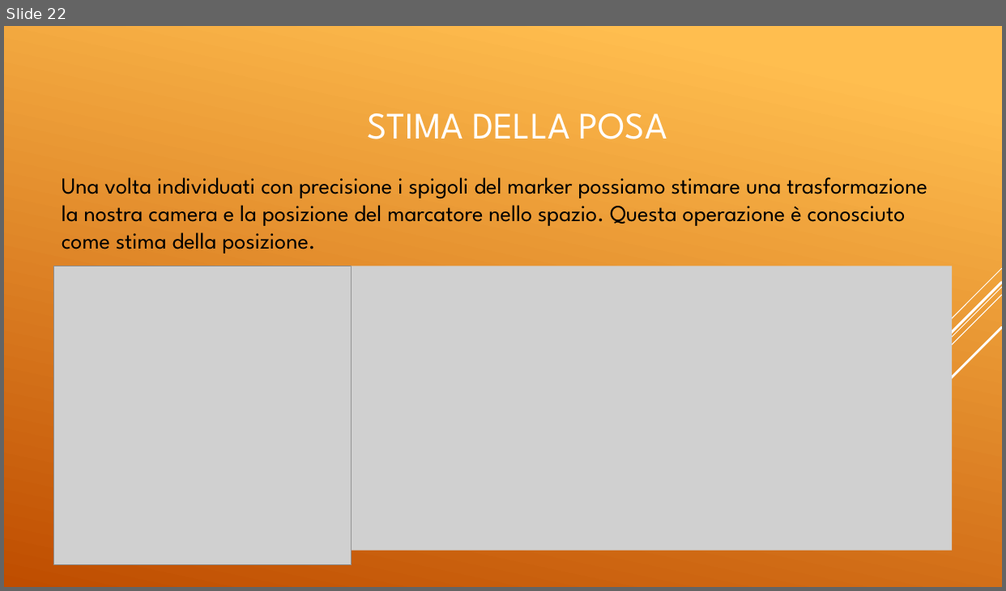
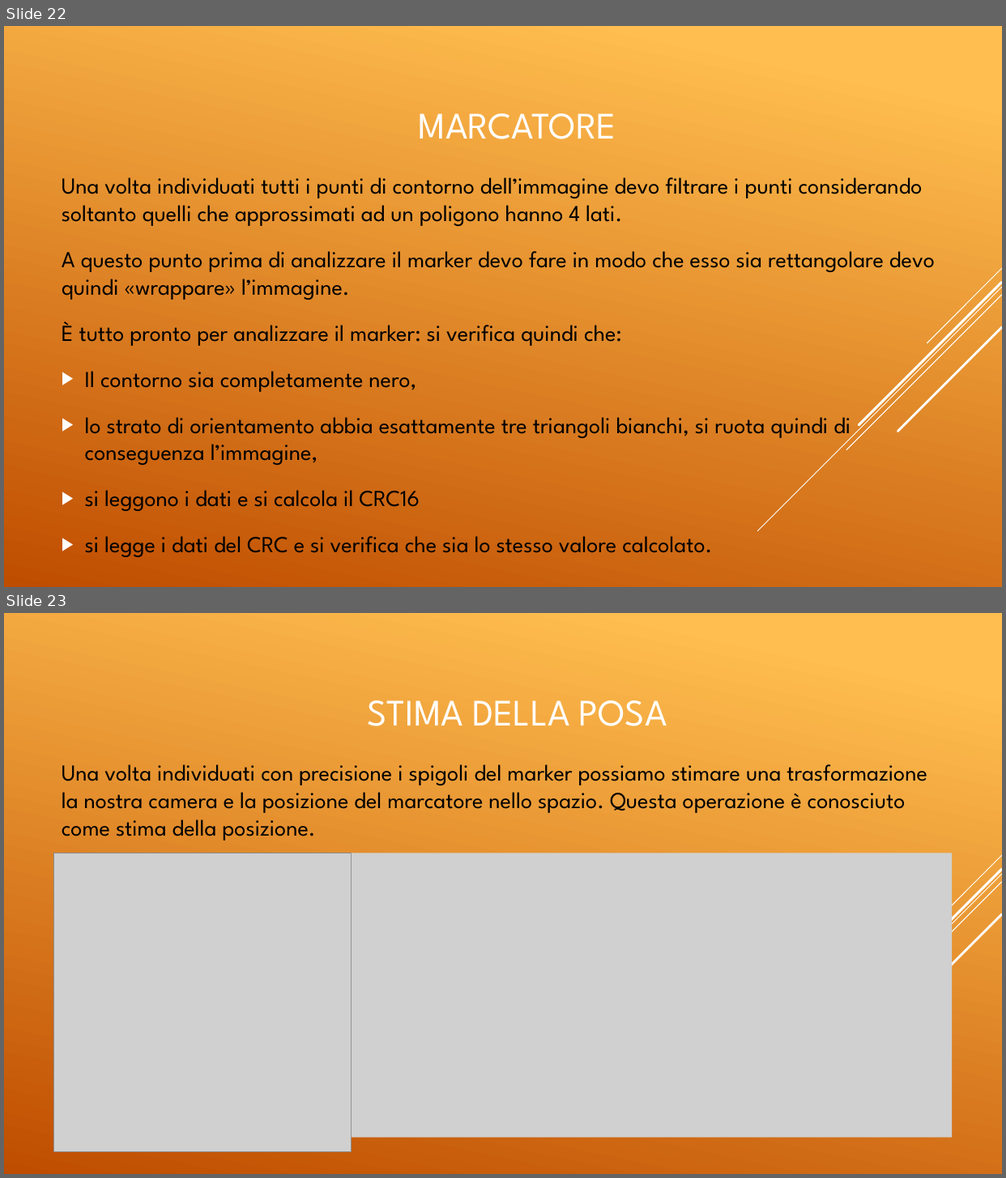
Before and after one commit to elvisdukaj/presentazione, a slide deck: presentazione/Tesina Elvis.pptx. Shown one above the other, each under a label of ours: slide 22 before the commit, slides 22 and 23 after it. The pictures are 1006x591 and 1006x1178 pixels, drawn with LibreOffice and Linux fonts; fonts in the diff are those of the drawing; grey boxes stand for pictures. Boxes give left, top, right and bottom in pixels: in the first picture for what was removed or moved away, otherwise in the second. Text is boxed around its words. In the diff, an @@ line names an element or a change of style, - is before the commit and + after.

```diff
--- a/presentazione/Tesina Elvis.pptx
+++ b/presentazione/Tesina Elvis.pptx
@@ slide 22 added at box(4, 26, 1002, 587), background gradient #FFBF50 to #C04D00; not listed: 5 template elements that a slide beside it also shows @@
@@ title added at box(419, 113, 616, 139), 36 pt, text #FFFFFF @@
+MARCATORE
@@ text added at box(62, 177, 935, 557), 22 pt, text #000000 @@
+Una volta individuati tutti i punti di contorno dell’immagine devo filtrare i punti considerando soltanto quelli che approssimati ad un poligono hanno 4 lati.
+A questo punto prima di analizzare il marker devo fare in modo che esso sia rettangolare devo quindi «wrappare» l’immagine.
+È tutto pronto per analizzare il marker: si verifica quindi che:
+▶ Il contorno sia completamente nero,
+▶ lo strato di orientamento abbia esattamente tre triangoli bianchi, si ruota quindi di conseguenza l’immagine,
+▶ si leggono i dati e si calcola il CRC16
+▶ si legge i dati del CRC e si verifica che sia lo stesso valore calcolato.
@@ what was slide 22 is now slide 23 @@
```
Also in this commit, not shown: 3 slides changed, 3 other slides added, 6 other files.
